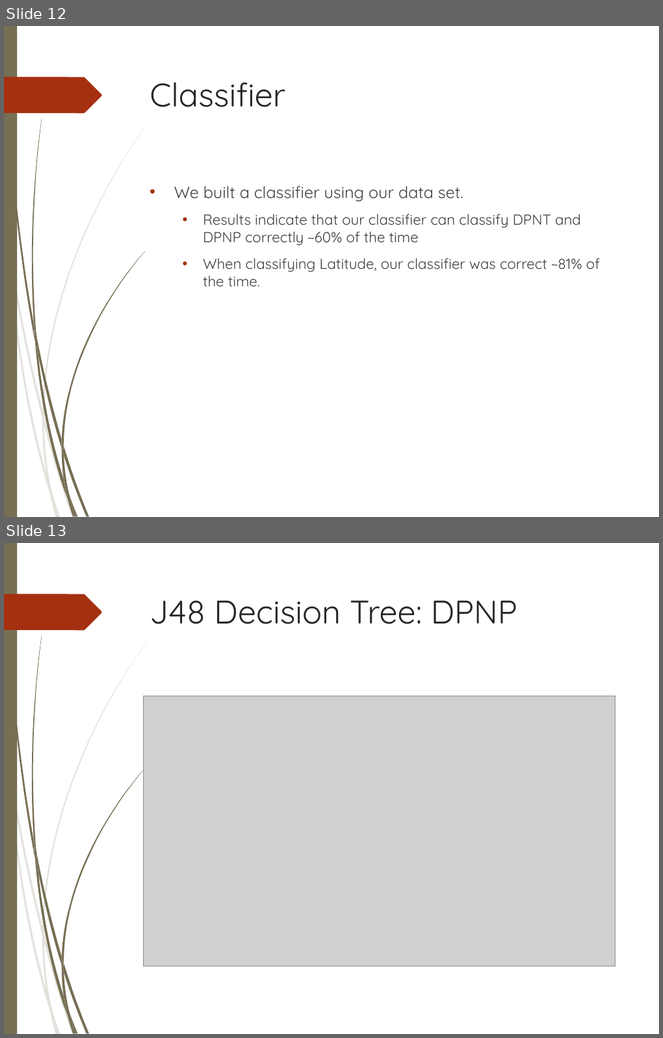
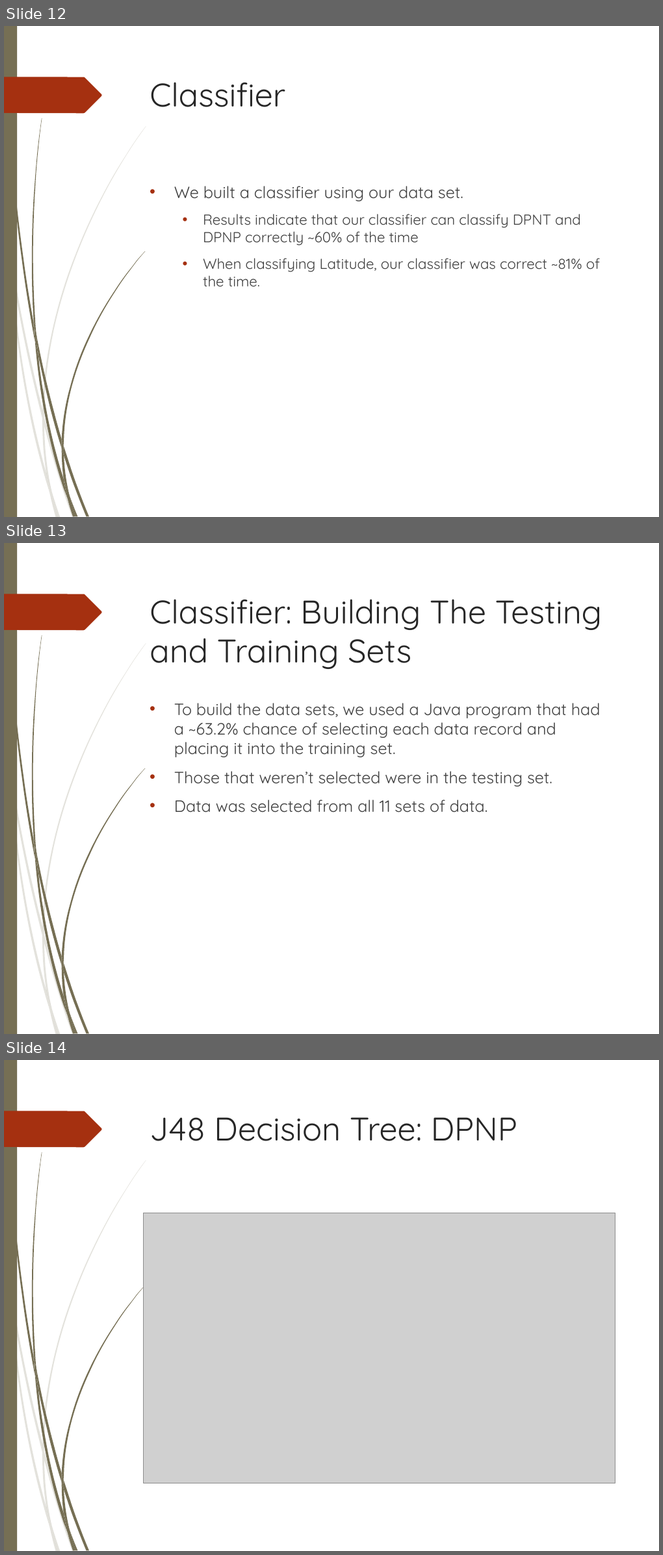
Before and after one commit to Iron-Ham/CPS585, a slide deck: cps585-weather analysis.ppt. Shown one above the other, each under a label of ours: slides 12 and 13 before the commit, slides 12, 13 and 14 after it. The pictures are 663x1038 and 663x1555 pixels, drawn with LibreOffice and Linux fonts; fonts in the diff are those of the drawing; grey boxes stand for pictures; background and template pictures are left out. Boxes give left, top, right and bottom in pixels: in the first picture for what was removed or moved away, otherwise in the second. Text is boxed around its words. In the diff, an @@ line names an element or a change of style, - is before the commit and + after.

Commit message:
+slides

```diff
--- a/cps585-weather analysis.ppt
+++ b/cps585-weather analysis.ppt
@@ slide 13 added at [4, 543, 659, 1034], background picture (left out); not listed: 24 template elements that a slide beside it also shows @@
@@ title added at [150, 599, 602, 669], 36 pt, text #262626 @@
+Classifier: Building The Testing and Training Sets
@@ text added at [174, 703, 601, 813], 18 pt, text #404040 @@
+• To build the data sets, we used a Java program that had a ~63.2% chance of selecting each data record and placing it into the training set.
+• Those that weren’t selected were in the testing set.
+• Data was selected from all 11 sets of data.
@@ what was slide 13 is now slide 14 @@
```
Also in this commit, not shown: 3 other slides added.
